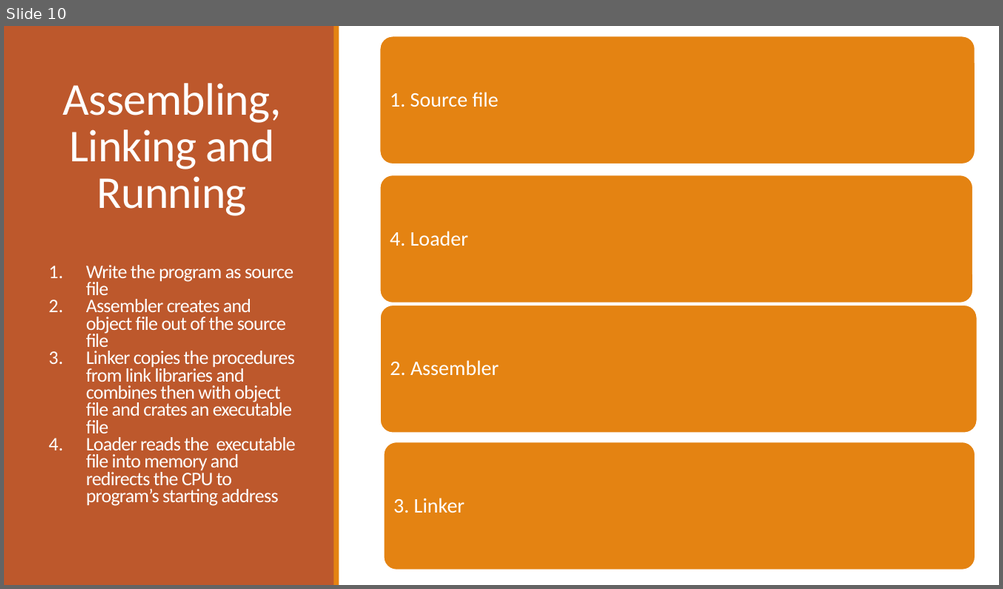
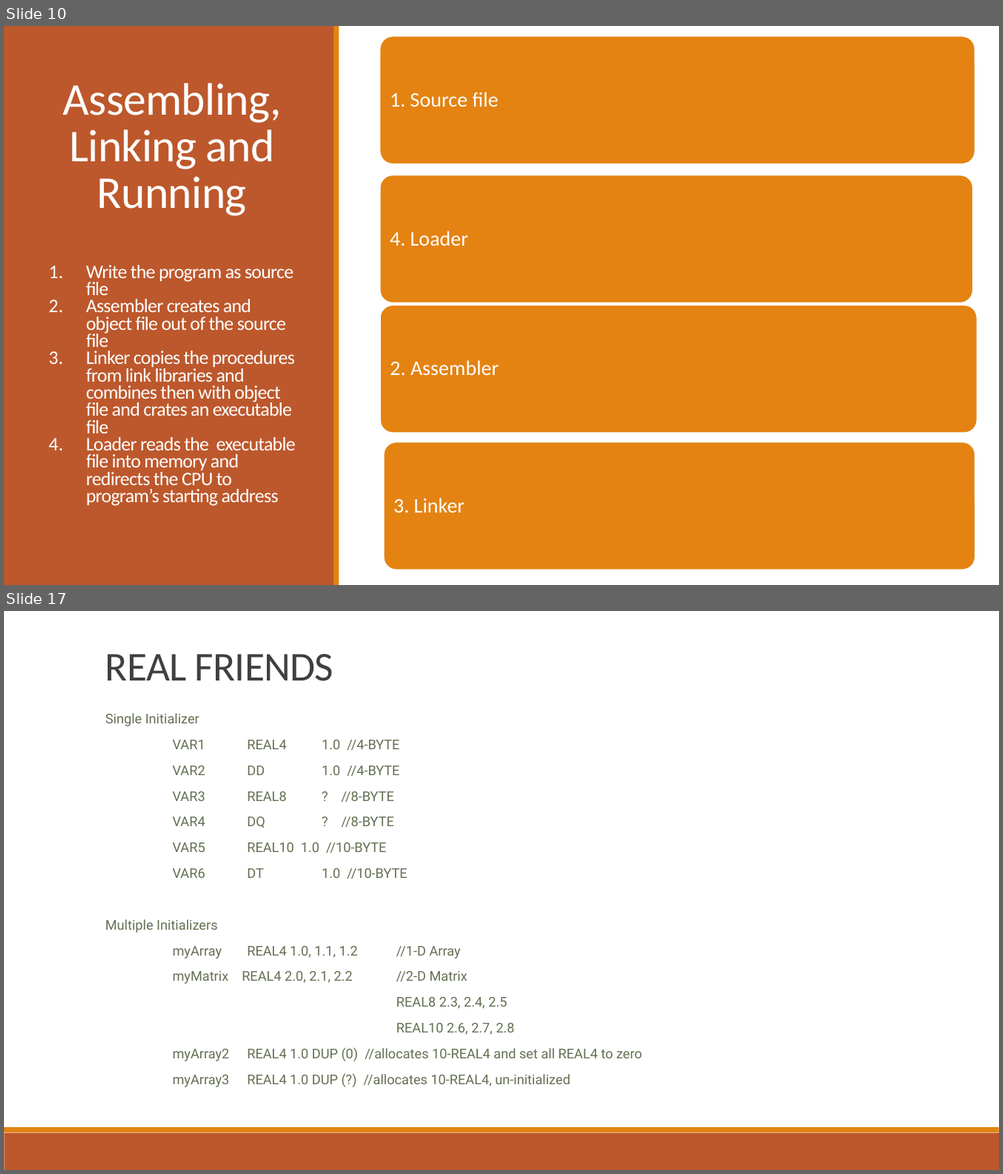
Before and after one commit to b1nch3f/Assembly-Language-Tutorials-for-Windows, a slide deck: 03 Assembly Language/Assembly Language.pptx. Shown one above the other, each under a label of ours: slide 10 before the commit, slides 10 and 17 after it; the slides between them are not shown. The pictures are 1003x589 and 1003x1174 pixels, drawn with LibreOffice and Linux fonts; fonts in the diff are those of the drawing. Boxes give left, top, right and bottom in pixels: in the first picture for what was removed or moved away, otherwise in the second. Text is boxed around its words. In the diff, an @@ line names an element or a change of style, - is before the commit and + after.

```diff
--- a/03 Assembly Language/Assembly Language.pptx
+++ b/03 Assembly Language/Assembly Language.pptx
@@ slide 17 added at (4,611,999,1170), background #FFFFFF @@
@@ title added at (105,654,334,681), 39.6 pt, text #404040 @@
+REAL FRIENDS
@@ subtitle added at (105,713,642,1088), 12.9 pt, text #637052 @@
+  Single Initializer
+  VAR1 REAL4 1.0 //4-BYTE
+  VAR2 DD 1.0 //4-BYTE
+  VAR3 REAL8 ? //8-BYTE
+  VAR4 DQ ? //8-BYTE
+  VAR5 REAL10 1.0 //10-BYTE
+  VAR6 DT 1.0 //10-BYTE
+  Multiple Initializers
+  myArray REAL4 1.0, 1.1, 1.2 //1-D Array
+  myMatrix REAL4 2.0, 2.1, 2.2 //2-D Matrix
+  REAL8 2.3, 2.4, 2.5
+  REAL10 2.6, 2.7, 2.8
+  myArray2 REAL4 1.0 DUP (0) //allocates 10-REAL4 and set all REAL4 to zero
+  myArray3 REAL4 1.0 DUP (?) //allocates 10-REAL4, un-initialized
@@ rectangle added at (4,1133,999,1170), fill #BD582C @@
@@ rectangle added at (4,1128,999,1133), fill #E48312 @@
```
Also in this commit, not shown: 2 slides changed, 9 other slides added.
